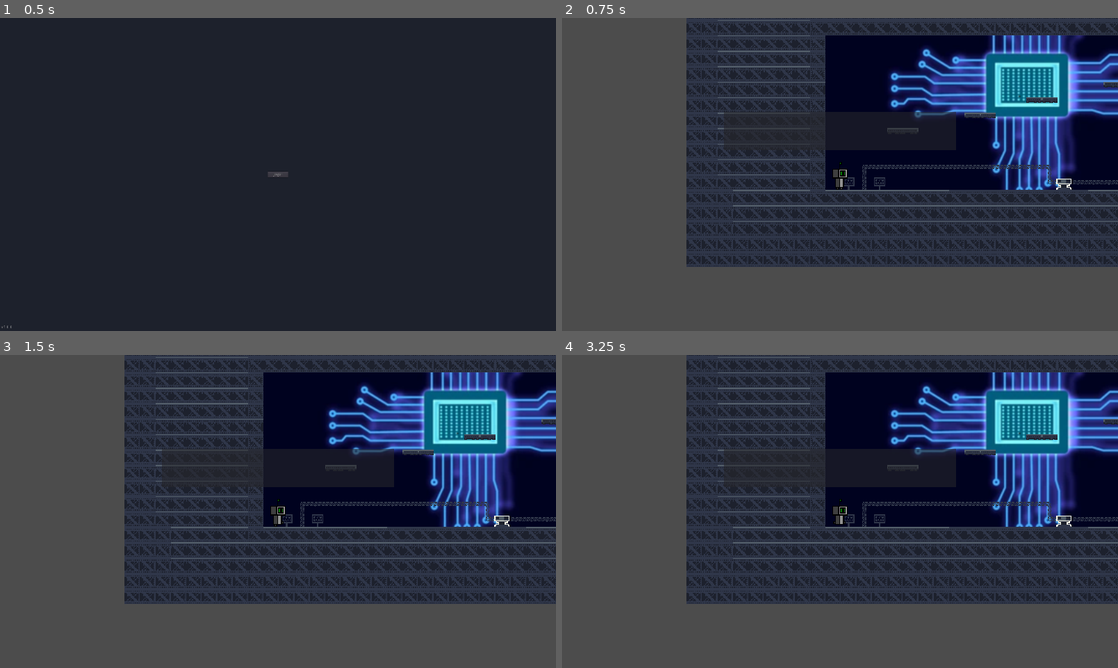
Above: before the commit, frames 1-4 (two rows, left to right).
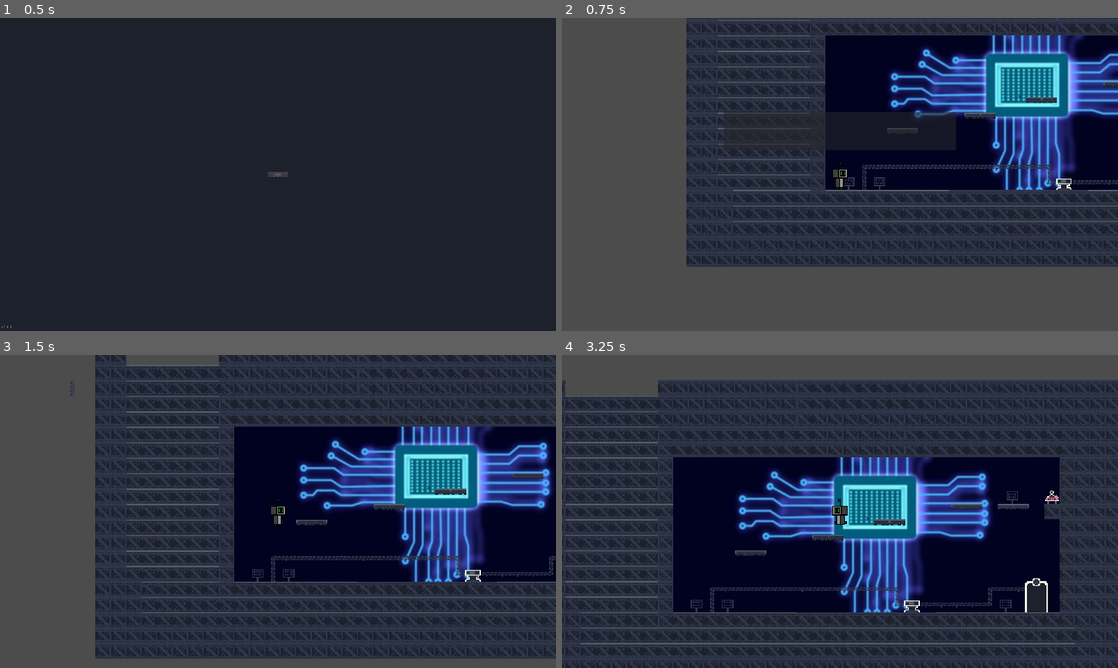
Above: after the commit, the same moments.

Repository: Raimdrs/Circuitron
Game: Godot game, scene res://scenes/ui/main_menu/main_menu.tscn
Same seed, same stepped clock (60 frames per second), same inputs: the game is played once before the commit and once after it.
Inputs:
- Up to frame 1 (0.5 s): no input
- Up to frame 2 (0.75 s): click "Jogar" at 0.5 s
- Up to frame 3 (1.5 s): tap Enter at 1.25 s; hold Right (ui_right) from 1.28 s (still down); tap Up (ui_up) at 1.35 s
- Up to frame 4 (3.25 s): tap Up (ui_up) at 1.52, 1.82, 2.1, 2.27, 2.57, 2.85 s; release Right (ui_right) at 2.78 s; hold Left (ui_left) from 2.78 s (still down)

Frame 1 is identical in both runs. In frame 2, 0.7% of the frame differs, in the area x 22-100%, y 0-79%; in frame 3, 65%; in frame 4, 91%, in the area x 0-100%, y 0-100%.
Error in both runs: Invalid set index 'visible' (on base: 'Node2D (dialog_text.gd)') with value of type 'Nil'. (res://scenes/dialog_text/dialog_text.gd:11)

Commit message:
refactor: adiciona animação de morte e refatorações da classe do jogador

Diff:
--- a/scenes/player/player.gd
+++ b/scenes/player/player.gd
@@ -2,41 +2,28 @@
 
 onready var animated_sprite = $AnimatedSprite
 
-export var speed = Vector2(150.0, 500.0)
+export var speed = Vector2(130.0, 500.0)
 onready var gravity = ProjectSettings.get("physics/2d/default_gravity")
-
-const ACCELERATION = 30
 
 var can_pick = true
 var _velocity = Vector2.ZERO
 
-func _physics_process(_delta):
-	_velocity.y += gravity * _delta
-	var friction = false
+func _physics_process(delta):
+	if not is_on_floor():
+		_velocity.y += gravity * delta
 
-	var direction = Input.get_vector("ui_left", "ui_right", "ui_down", "ui_up")
-	if direction.x == 0:
-		anim_switch("idle")
-		friction = true
-	else:
+	if Input.is_action_just_pressed("ui_up") and is_on_floor():
+		_velocity.y = -speed.y
+		$jump.play()
+
+	var direction = Input.get_axis("ui_left", "ui_right")
+	if direction:
+		_velocity.x = direction * speed.x
 		anim_switch("run")
 		animated_sprite.flip_h = direction == -1
-
-	_velocity.x = clamp(_velocity.x + direction.x * ACCELERATION, -speed.x, speed.x)
-
-	if is_on_floor():
-		if Input.is_action_just_pressed("ui_up"):
-			_velocity.y = -speed.y
-			$jump.play()
-		if friction:
-			_velocity.x = lerp(_velocity.x , 0, 0.2)
 	else:
-		if _velocity.y > 0:
-			anim_switch("fall")
-		else:
-			anim_switch("jump")
-		if friction:
-			_velocity.x = lerp(_velocity.x , 0, 0.6)
+		anim_switch("idle")
+		_velocity.x = move_toward(_velocity.x, 0, speed.x)
 	_velocity = move_and_slide(_velocity, Vector2.UP)
 
 func anim_switch(animation):
Binary file added: assets/art/game/sprites/death_explosion.png
Not shown, added: assets/art/game/sprites/death_explosion.png.import
